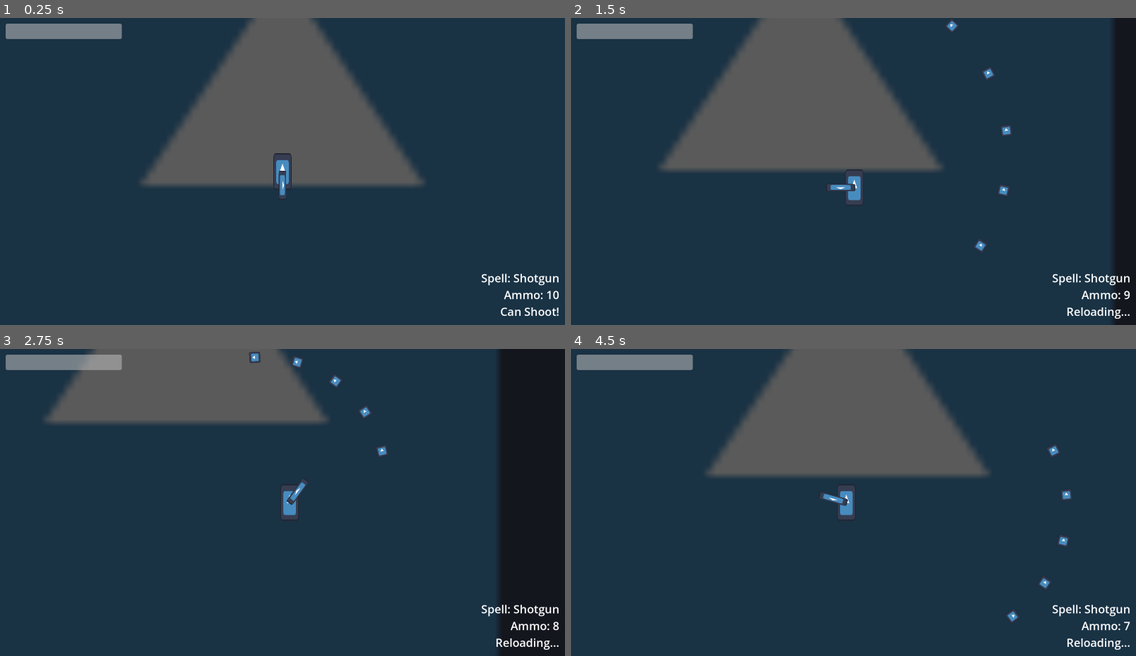
Above: before the commit, frames 1-4 (two rows, left to right).
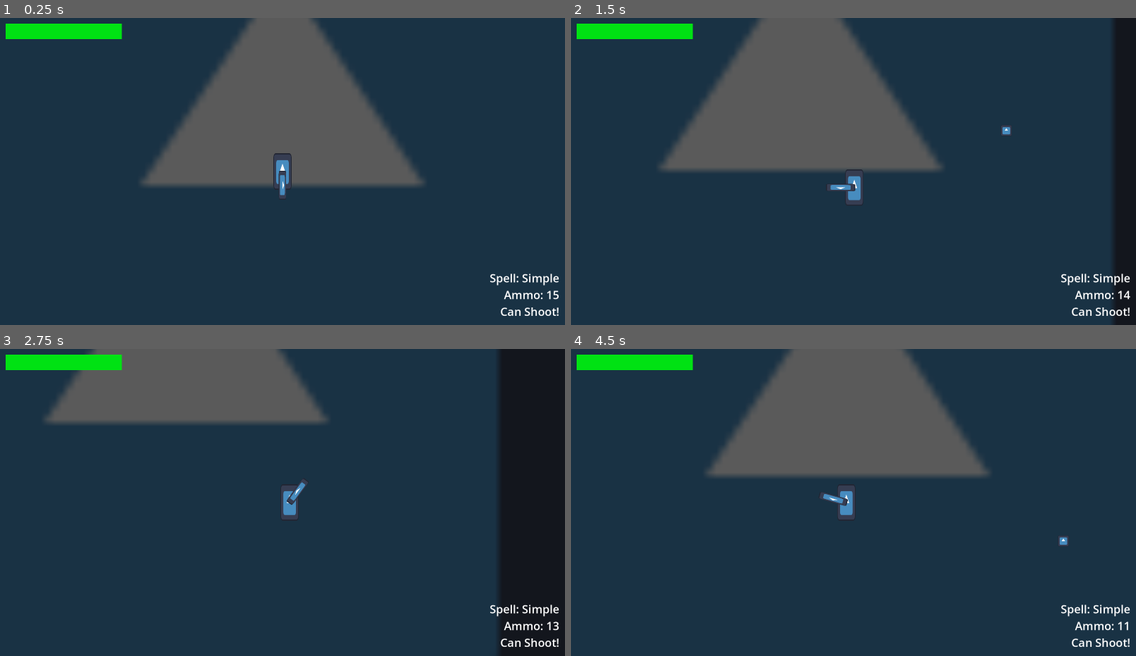
Above: after the commit, the same moments.

Repository: AgilMonkey/Wild-Bun-Magic
Game: Godot game, scene res://levels/main_test_scene/main_test_scene.tscn
Same seed, same stepped clock (60 frames per second), same inputs: the game is played once before the commit and once after it. The engine's default icon, where the game draws it, is replaced by a stand-in: a white triangle on a blue panel in a dark square.
Inputs (mouse positions are in pixels of both pictures, inside the frame that each line leads up to):
- Up to frame 1 (0.25 s): no input
- Up to frame 2 (1.5 s): tap Enter at 0.5 s; move the mouse to (977, 156) at 0.52 s; hold D (move_right) 0.53-1.28 s; click (977, 156) at 0.6 s; move the mouse to (740, 186) at 1.27 s; hold S (move_down) from 1.28 s (still down); tap Shift (dash) at 1.35 s
- Up to frame 3 (2.75 s): click (169, 517) at 1.55 s; move the mouse to (339, 434) at 2.02 s; release S (move_down) at 2.03 s; hold D (move_right) from 2.03 s (still down); click (339, 434) at 2.1 s
- Up to frame 4 (4.5 s): move the mouse to (825, 563) at 2.77 s; release D (move_right) at 2.78 s; hold W (move_up) 2.78-3.53 s; click (825, 563) at 2.85 s; move the mouse to (1023, 548) at 3.52 s; hold A (move_left) from 3.53 s (still down); tap Shift (dash) at 3.6 s; click (1023, 548) at 3.8 s; move the mouse to (684, 456) at 4.27 s; click (684, 456) at 4.35 s

The runs differ from the first frame. In frame 1, 1.3% of the frame differs, in the area x 1-99%, y 1-92%; in frame 2, 1.9%; in frame 3, 2.0%, in the area x 1-99%, y 0-98%; in frame 4, 1.9%.

Commit message:
Added health script

Diff:
--- /dev/null
+++ b/commons/health/health_component.gd
@@ -0,0 +1,32 @@
+class_name HealthComponent
+extends Node
+
+
+signal health_changed(val)
+signal health_reached_zero
+
+@export var max_health: int = 100
+var cur_health: int
+var cur_health_percent: float:
+	get:
+		return clamp(float(cur_health) / max_health, 0.0, 1.0)
+
+
+func _ready() -> void:
+	cur_health = max_health
+
+
+func add(val):
+	cur_health += val
+	cur_health = min(cur_health, max_health)
+
+	health_changed.emit(cur_health)
+
+
+func damage(val):
+	cur_health -= val
+	cur_health = max(cur_health, 0)
+	if cur_health <= 0:
+		health_reached_zero.emit()
+
+	health_changed.emit(cur_health)
--- /dev/null
+++ b/entities/player/player.gd
@@ -0,0 +1 @@
+extends CharacterBody2D
--- a/entities/player/player.tscn
+++ b/entities/player/player.tscn
@@ -1,15 +1,19 @@
-[gd_scene load_steps=7 format=3 uid="uid://dhl552xt6p4c1"]
+[gd_scene load_steps=9 format=3 uid="uid://dhl552xt6p4c1"]
 
 [ext_resource type="Texture2D" uid="uid://cthw2iuwsc3ka" path="res://icon.svg" id="1_8afob"]
+[ext_resource type="Script" uid="uid://cad367hljg53x" path="res://entities/player/player.gd" id="1_qiwj3"]
 [ext_resource type="Script" uid="uid://y04u7tfbluw2" path="res://entities/player/player_movement.gd" id="2_dovo2"]
 [ext_resource type="Script" uid="uid://d2xqhqa7tnsor" path="res://entities/player/player_staff.gd" id="3_gmlin"]
 [ext_resource type="Script" uid="uid://ncbf2pf4v4m4" path="res://entities/spells/simple_spell/simple_spell.gd" id="4_bls4j"]
 [ext_resource type="Script" uid="uid://ckiwrkpyugv3q" path="res://entities/spells/shotgun_spell/shotgun_spell.gd" id="5_8fjmc"]
+[ext_resource type="Script" uid="uid://ctvcfg16g1pkt" path="res://commons/health/health_component.gd" id="6_8fjmc"]
 
 [sub_resource type="RectangleShape2D" id="RectangleShape2D_8afob"]
 size = Vector2(48, 48)
 
 [node name="Player" type="CharacterBody2D"]
+motion_mode = 1
+script = ExtResource("1_qiwj3")
 
 [node name="Camera2D" type="Camera2D" parent="."]
 process_callback = 0
@@ -23,6 +27,7 @@
 [node name="CollisionShape2D" type="CollisionShape2D" parent="."]
 position = Vector2(0, 40)
 shape = SubResource("RectangleShape2D_8afob")
+debug_color = Color(0, 0.6, 0.701961, 0)
 
 [node name="PlayerMovement" type="Node" parent="."]
 script = ExtResource("2_dovo2")
@@ -38,4 +43,8 @@
 
 [node name="SpellCastPoint" type="Node2D" parent="PlayerStaff"]
 position = Vector2(99, 0)
-script = ExtResource("5_8fjmc")
+script = ExtResource("4_bls4j")
+
+[node name="HealthComponent" type="Node" parent="."]
+script = ExtResource("6_8fjmc")
+metadata/_custom_type_script = "uid://ctvcfg16g1pkt"
--- a/entities/spells/shotgun_spell/shotgun_spell.gd
+++ b/entities/spells/shotgun_spell/shotgun_spell.gd
@@ -16,7 +16,7 @@
 	bullet_scene = preload("res://entities/bullet/bullet.tscn")
 
 
-func shoot(cur_node: Node2D):
+func shoot(_cur_node: Node2D):
 	if is_shooting: return
 	is_shooting = true
 	ammo -= 1
--- a/entities/spells/simple_spell/simple_spell.gd
+++ b/entities/spells/simple_spell/simple_spell.gd
@@ -14,7 +14,7 @@
 	bullet_scene = preload("res://entities/bullet/bullet.tscn")
 
 
-func shoot(cur_node: Node2D):
+func shoot(_cur_node: Node2D):
 	if is_shooting: return
 	is_shooting = true
 	ammo -= 1
--- a/entities/spells/spell.gd
+++ b/entities/spells/spell.gd
@@ -11,5 +11,5 @@
 var is_shooting: bool = false
 
 
-func shoot(cur_node: Node2D):
+func shoot(_cur_node: Node2D):
 	pass
--- a/entities/ui/player_ui.tscn
+++ b/entities/ui/player_ui.tscn
@@ -1,6 +1,9 @@
-[gd_scene load_steps=3 format=3 uid="uid://dklbwgr08tit0"]
+[gd_scene load_steps=4 format=3 uid="uid://dklbwgr08tit0"]
 
 [ext_resource type="Script" uid="uid://ccsuocuo5haky" path="res://entities/ui/spell_ui.gd" id="1_77lnr"]
+
+[sub_resource type="StyleBoxFlat" id="StyleBoxFlat_77lnr"]
+bg_color = Color(9.62615e-07, 0.887201, 0.07393, 1)
 
 [sub_resource type="LabelSettings" id="LabelSettings_77lnr"]
 font_size = 40
@@ -38,6 +41,8 @@
 layout_mode = 0
 offset_right = 407.0
 offset_bottom = 54.0
+theme_override_styles/fill = SubResource("StyleBoxFlat_77lnr")
+step = 1.0
 value = 100.0
 show_percentage = false
 
--- a/entities/ui/spell_ui.gd
+++ b/entities/ui/spell_ui.gd
@@ -1,7 +1,7 @@
 extends Control
 
 
-func _process(delta: float) -> void:
+func _process(_delta: float) -> void:
 	if GlobalUi.cur_spell == null: return
 	$VBoxContainer/SpellLabel.text = "Spell: " + GlobalUi.cur_spell.spell_name
 	$VBoxContainer/AmmoLabel.text = "Ammo: " + str(GlobalUi.cur_spell.ammo)
Not shown, added: commons/health/health_component.gd.uid
Not shown, added: entities/player/player.gd.uid
